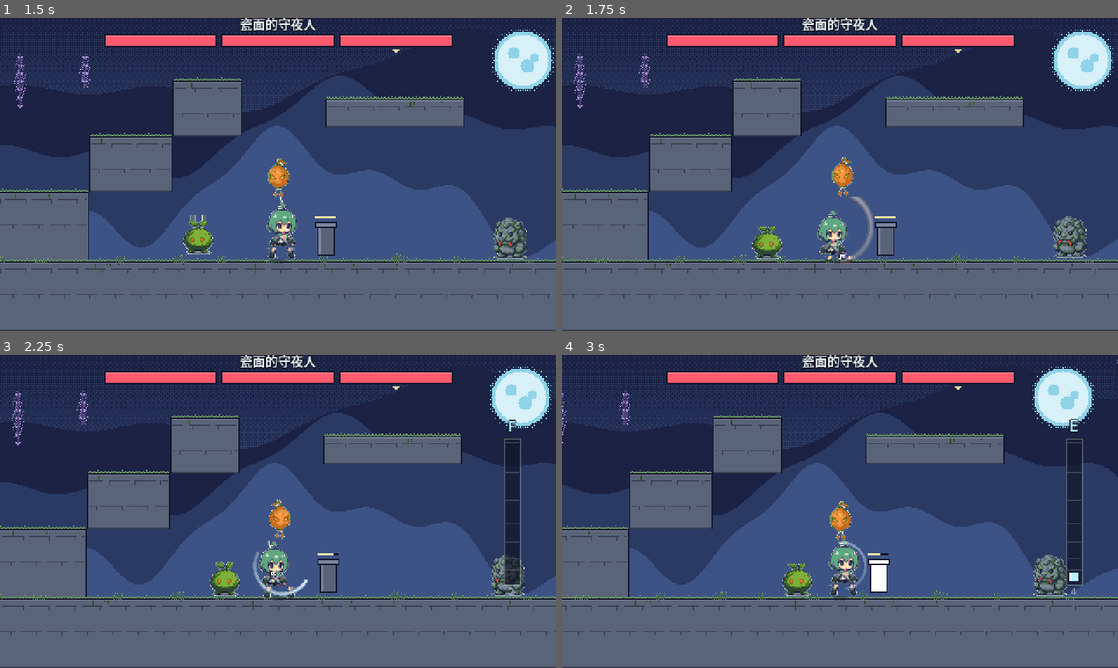
Above: before the commit, frames 1-4 (two rows, left to right).
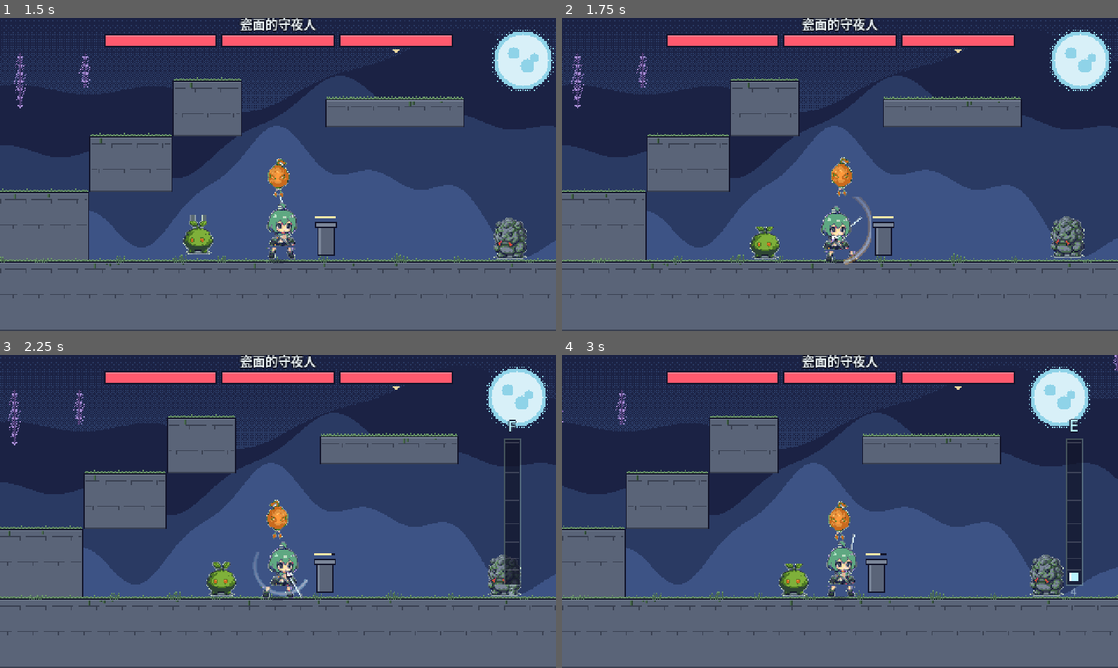
Above: after the commit, the same moments.

Repository: KurilX/actGodotGame-iori
Game: Godot game, scene res://scenes/bootstrap.tscn
The game is run twice, just before and just after one commit, with the same random seed, the same clock (stepped at 60 frames per second) and the same inputs.
Inputs (mouse positions are in pixels of both pictures, inside the frame that each line leads up to):
- Up to frame 1 (1.5 s): tap Enter at 0.5 s; move the mouse to (400, 158) at 0.52 s; hold D (move_right) 0.53-1.25 s; hold J (attack) 0.53-1.25 s; click (400, 158) at 0.67 s; tap Space (jump) at 0.77 s; tap L (heavy) at 0.8 s; drag from (166, 190) to (300, 233) at 1.27 s
- Up to frame 2 (1.75 s): no input
- Up to frame 3 (2.25 s): move the mouse to (333, 442) at 2.02 s; hold A (move_left) from 2.03 s (still down); hold J (attack) from 2.03 s (still down)
- Up to frame 4 (3 s): tap L (heavy) at 2.3 s; release A (move_left) at 2.75 s; release J (attack) at 2.75 s; drag from (812, 574) to (673, 464) at 2.77 s

Frame 1 is identical in both runs. In frame 2, 7.7% of the frame differs, in the area x 0-100%, y 0-90%; in frame 3, 14%; in frame 4, 14%.

Commit message:
refactor: 连段与连招判定合并为同一条 ComboChain - 删除轻重双游标与重复序列

Diff:
--- a/src/bootstrap.gd
+++ b/src/bootstrap.gd
@@ -79,6 +79,12 @@
 		printerr("UI：未找到玩家")
 		return
 
+	# **关键**：把玩家的连段链注入技能树。
+	# 这样连段推进和连招判定读的是同一份状态，不会出现
+	# "连段认为打到第3段、连招判定却认为只打了2下"的不一致。
+	if skill_tree != null and skill_tree.has_method("bind_chain"):
+		skill_tree.bind_chain(_player.get_chain())
+
 	_player.hit_landed.connect(func(_t: Node, damage: int) -> void:
 		combo.register_hit(2 if damage >= 4 else 1))
 
@@ -105,10 +111,11 @@
 			pass)
 
 
-func _on_segment_done(heavy: bool) -> void:
+func _on_segment_done(_heavy: bool) -> void:
 	if skill_tree == null:
 		return
-	skill_tree.push_action("heavy" if heavy else "light")
+	# 链已由 player 的 _chain_push 维护好，这里只触发一次解锁检查
+	skill_tree.push_action("")
 	# push_action 内部会在序列匹配时解锁技能并 emit。
 	# 但"解锁"和"释放"是两件事：
 	#   · BOSS 掉落 → 解锁（之后可以用）
--- /dev/null
+++ b/src/player/combo_chain.gd
@@ -0,0 +1,198 @@
+"""连段链：用一条「打过的动作序列」同时表达段号、连招、时间窗口。
+
+## 为什么这么做
+
+原来是两套东西各存一份状态：
+  · `player.gd` 的 `_combo_index/_heavy_index`  —— 当前打到第几段
+  · `skill_tree.gd` 的 `_sequence`              —— 最近打了什么动作
+
+这两者本质是**同一个事实的两种投影**：打过的动作序列必然确定了段号。
+用户指出这一点是对的，之前我担心的三个反例（回环、轻重独立、时间窗口）
+其实都能在**一条链里**用更简单的规则表达：
+
+  · 回环        → 链满就整体清空，而不是把游标归零
+  · 轻重独立    → 链元素带类型，轻/重各自算自己的段号
+  · 时间窗口    → 每个元素带时间戳，超窗的自动丢弃
+
+## 链元素结构
+
+    {"kind": "light"|"heavy", "index": 段号, "t": 时间戳}
+
+`index` 在入链时就固定下来（那一刻段号就是链里同类元素的个数），
+所以后面读段号不需要重新推算，也不会受"清空重开"影响。
+
+## 段号怎么算
+
+    func current_index(kind) -> int:
+        # 清空后链为空 → 0；否则是链里最后一个同类元素的 index
+        for i in range(chain.size() - 1, -1, -1):
+            if chain[i].kind == kind: return chain[i].index
+        return 0
+
+回环处理：链里同类元素达到上限时，**整体清空**再追加新的。
+这样"第 5 次轻攻击"的链是 `[{light,0}]`，段号自然是 0，
+而不是靠 "_combo_index 取模" 这种隐含规则。
+"""
+
+const KIND_LIGHT := "light"
+const KIND_HEAVY := "heavy"
+
+# 链最多保留多少个元素（跨轻重合计）
+const MAX_ENTRIES := 12
+
+
+class Entry:
+	var kind: String
+	var index: int          # 段号（同类元素在这一串里的序号）
+	var t: float            # 打出时的时间戳（秒）
+
+	func _init(k: String, i: int, time: float) -> void:
+		kind = k
+		index = i
+		t = time
+
+	func to_dict() -> Dictionary:
+		return {"kind": kind, "index": index, "t": t}
+
+
+var _chain: Array = []
+var _start_time := 0.0
+
+# 每类链的最大段数（由玩家侧注入，避免这里硬编码）
+var _max_of := {KIND_LIGHT: 4, KIND_HEAVY: 3}
+# 接段窗口（秒）：同类动作间隔超过这个值就视为新的一套
+var _window_of := {KIND_LIGHT: 0.55, KIND_HEAVY: 0.35}
+
+
+func configure(max_light: int, max_heavy: int,
+			   window_light: float, window_heavy: float) -> void:
+	_max_of[KIND_LIGHT] = max_light
+	_max_of[KIND_HEAVY] = max_heavy
+	_window_of[KIND_LIGHT] = window_light
+	_window_of[KIND_HEAVY] = window_heavy
+
+
+func set_start_time(seconds: float) -> void:
+	_start_time = seconds
+
+
+func now(seconds: float) -> void:
+	"""由外部每帧喂当前时间，链内部用它做过期清理。"""
+	_prune(seconds)
+
+
+func _prune(t: float) -> void:
+	"""丢掉超过窗口的元素。
+
+	窗口按类型分别算：轻攻击 0.55s、重攻击 0.35s。
+	用「最近一个同类元素」的时间判断，而不是每个元素各自比 ——
+	因为连招的语义是"连续接上"，中间夹一个超时的就算断了。
+	"""
+	var last_t := {KIND_LIGHT: -INF, KIND_HEAVY: -INF}
+	# 从后往前找每个类型的最后时间
+	for i in range(_chain.size() - 1, -1, -1):
+		var e = _chain[i]
+		if last_t[e.kind] == -INF:
+			last_t[e.kind] = e.t
+	# 再过一遍，删掉超窗的
+	var kept: Array = []
+	for e in _chain:
+		var lt: float = last_t[e.kind]
+		if lt - e.t <= _window_of[e.kind] + 0.0001:
+			kept.append(e)
+	_chain = kept
+	# 超过总容量就从最老的丢
+	while _chain.size() > MAX_ENTRIES:
+		_chain.pop_front()
+
+
+func push(kind: String, t: float) -> int:
+	"""追加一次动作。**返回本次的段号**。
+
+	注意返回类型必须是 int —— 曾经误写成 `-> void`，
+	调用方拿到的值是 null，导致段号永远是 0，回环逻辑完全失效。
+	"""
+	_prune(t)
+	var idx := _next_index(kind)
+	# 回环：同类段数达到上限 → 整体清空重开，新段号从 0 开始。
+	# 用"清空"而不是"游标归零"，这样链内容与段号天然一致。
+	if idx >= _max_of[kind]:
+		_chain.clear()
+		idx = 0
+	_chain.append(Entry.new(kind, idx, t))
+	while _chain.size() > MAX_ENTRIES:
+		_chain.pop_front()
+	return idx
+
+
+func _next_index(kind: String) -> int:
+	"""下一次该是第几段 = 链里同类元素的最后一个 index + 1。"""
+	for i in range(_chain.size() - 1, -1, -1):
+		if _chain[i].kind == kind:
+			return _chain[i].index + 1
+	return 0
+
+
+func current_index(kind: String) -> int:
+	"""当前（最后一次）是第几段。没有记录则为 0。"""
+	for i in range(_chain.size() - 1, -1, -1):
+		if _chain[i].kind == kind:
+			return _chain[i].index
+	return 0
+
+
+func last_kind() -> String:
+	return _chain[-1].kind if not _chain.is_empty() else ""
+
+
+func size() -> int:
+	return _chain.size()
+
+
+func clear() -> void:
+	_chain.clear()
+
+
+# ─────────────── 连招匹配 ───────────────
+
+func matches(pattern: Array) -> bool:
+	"""链的**末尾**是否匹配给定的动作序列。
+
+	pattern 元素可以是：
+	  · 字符串 "light"/"heavy"        —— 只匹配动作类型
+	  · Dictionary {"kind": ..., "index": n} —— 同时匹配段号
+
+	后者用来表达"必须是第 3 段接重击"这类更严格的条件。
+	"""
+	var n := pattern.size()
+	if _chain.size() < n:
+		return false
+	var off := _chain.size() - n
+	for i in n:
+		var e = _chain[off + i]
+		var pat = pattern[i]
+		if pat is String:
+			if e.kind != pat:
+				return false
+		elif pat is Dictionary:
+			if e.kind != pat.get("kind", e.kind):
+				return false
+			if pat.has("index") and e.index != int(pat["index"]):
+				return false
+		else:
+			return false
+	return true
+
+
+func kinds() -> Array:
+	var out: Array = []
+	for e in _chain:
+		out.append(e.kind)
+	return out
+
+
+func dump() -> Array:
+	var out: Array = []
+	for e in _chain:
+		out.append(e.to_dict())
+	return out
--- a/src/player/player.gd
+++ b/src/player/player.gd
@@ -100,25 +100,40 @@
 var _invuln := 0.0
 var _hearts := MAX_HEARTS
 
-# 连段状态（轻攻击）
-var _combo_index := 0             # 当前段（0..3）
-var _combo_timer := 0.0           # 当前段已进行时间
-var _combo_idle := 0.0            # 距离上一段结束的时间（用于接段窗口）
-var _combo_buffer := false        # 是否缓存了攻击输入
-var _hit_this_swing := false      # 本次挥击是否已命中（避免一次判多下）
-var _hit_targets: Array = []      # 本次挥击已命中的目标
+# ── 连段状态：**统一由一条链表达** ──
+#
+# 历史：原来轻重各有一套游标（_combo_index/_heavy_index 等 8 个变量），
+# 每一处判断都要 `if is_heavy_attack: ... else: ...` 分支一次，
+# 而技能树的连招判定又维护了第三份状态（_sequence）。
+# 三者本质是同一个事实的三种投影。
+#
+# 现在全部由 ComboChain 承载：
+#   · 段号        → chain.current_index("light"/"heavy")
+#   · 连招        → chain.matches(pattern)
+#   · 接段窗口    → chain 内部按时间戳清理
+#
+# 下面这些变量保留为**只读映射**，避免改动 70 处调用点；
+# 写入统一走 _chain_push()。
+var _chain = null                       # ComboChain 实例（见 src/player/combo_chain.gd）
+var _combo_index := 0                   # 由链同步：轻攻击当前段
+var _heavy_index := 0                   # 由链同步：重攻击当前段
+var _combo_timer := 0.0                 # 当前段已进行时间（仍是本地计时，与链无关）
+var _heavy_timer := 0.0
+var _combo_idle := 0.0                  # 距上一段结束（保留给外部测试读）
+var _heavy_idle := 0.0
+var _combo_buffer := false              # 是否缓存了攻击输入
+var _heavy_buffer := false
+var is_heavy_attack := false            # 当前 ATTACK 状态属于重攻击
+var _hit_this_swing := false            # 本次挥击是否已命中（避免一次判多下）
+var _hit_targets: Array = []            # 本次挥击已命中的目标
+var _chain_time := 0.0                  # 链的单调时钟（秒）
 
 # 获得道具动画：独立的计时器，不占用 State
 const GAIN_ANIM_DUR := 0.72
+const ComboChain := preload("res://src/player/combo_chain.gd")
 var _gain_anim_timer := 0.0
 
-# 连段状态（重攻击）—— 与轻攻击完全独立的一套游标，
-# 这样轻重之间可以互不干扰地各自推进（但同一时间只能处于一种攻击中）
-var _heavy_index := 0
-var _heavy_timer := 0.0
-var _heavy_idle := 0.0
-var _heavy_buffer := false
-var is_heavy_attack := false      # 当前 ATTACK 状态属于重攻击
+
 
 # 顿帧：>0 时把时间流速压到 HITSTOP_SCALE，制造命中停顿
 var _hitstop := 0.0
@@ -177,6 +192,13 @@
 	# 加入 player 组：敌人靠这个组找到玩家
 	add_to_group("player")
 	_hitbox.hit_landed.connect(_on_hit_landed)
+
+	# 初始化连段链：把各链的上限与接段窗口注入
+	_chain = ComboChain.new()
+	_chain.configure(COMBO_MAX, HEAVY_MAX, COMBO_INPUT_WINDOW,
+					 HEAVY_INPUT_WINDOW)
+	_chain_time = 0.0
+
 	_play_anim("idle")
 
 
@@ -342,14 +364,15 @@
 
 	if buf and progress >= cancel_after and idx < max_n - 1:
 		_hitbox.set_active(false)
+		# 取消进下一段：同样走链，保证链与段号一致
 		if is_heavy_attack:
-			_heavy_index += 1
 			_heavy_timer = 0.0
 			_heavy_buffer = false
+			_heavy_index = _chain_push(ComboChain.KIND_HEAVY)
 		else:
-			_combo_index += 1
 			_combo_timer = 0.0
 			_combo_buffer = false
+			_combo_index = _chain_push(ComboChain.KIND_LIGHT)
 		_hit_this_swing = false
 		_hit_targets.clear()
 		_begin_swing()
@@ -358,20 +381,36 @@
 	_animate_attack(progress)
 
 
+func _sync_from_chain() -> void:
+	"""把链里的段号同步到兼容变量。
+
+	兼容层存在的唯一原因：文件里还有 70 处引用 _combo_index/_heavy_index。
+	统一在这里写回，保证读到的永远是链的当前真相。
+	"""
+	_combo_index = _chain.current_index(ComboChain.KIND_LIGHT)
+	_heavy_index = _chain.current_index(ComboChain.KIND_HEAVY)
+
+
+func _chain_push(kind: String) -> int:
+	"""把一次动作推进链，返回段号。"""
+	var idx: int = _chain.push(kind, _chain_time)
+	_sync_from_chain()
+	return idx
+
+
 func _try_next_combo() -> bool:
 	"""轻攻击一段结束后尝试接下一段。
 
-	第 4 段打完后**循环回第 1 段**，这样按住攻击键可以无限连打，
-	而不是打完四段就停手等玩家重新按键（那是很差的连续攻击手感）。
+	第 4 段打完后**循环回第 1 段**（链满整体清空），
+	这样按住攻击键可以无限连打。
 	"""
 	if not _combo_buffer:
 		return false
-	if _combo_index >= COMBO_MAX - 1:
-		_combo_index = 0
-	else:
-		_combo_index += 1
 	_combo_buffer = false
 	is_heavy_attack = false
+	var idx := _chain_push(ComboChain.KIND_LIGHT)
+	# 链已经在回环时清空过，idx 就是正确的段号
+	_combo_index = idx
 	_begin_swing()
 	return true
 
@@ -380,20 +419,20 @@
 	"""重攻击一段结束后尝试接下一段。
 
 	与轻攻击的差别：**第 3 段打完不回第 1 段**，而是收招结束。
-	重攻击是「一套打完」的爆发，循环回去会变成无脑连按，
-	失去「重」的分量感。
+	重攻击是「一套打完」的爆发，循环回去会变成无脑连按。
 	"""
 	if not _heavy_buffer:
 		return false
-	if _heavy_index >= HEAVY_MAX - 1:
-		# 三段打完就收手，需要重新按键才起新的一套
-		_heavy_buffer = false
+	_heavy_buffer = false
+	# 已经是第 3 段（index 达到上限）→ 收招，不再接
+	var cur: int = _chain.current_index(ComboChain.KIND_HEAVY)
+	if cur >= HEAVY_MAX - 1:
 		_heavy_index = 0
 		_heavy_idle = 999.0
 		return false
-	_heavy_index += 1
-	_heavy_buffer = false
 	is_heavy_attack = true
+	var idx := _chain_push(ComboChain.KIND_HEAVY)
+	_heavy_index = idx
 	_begin_swing()
 	return true
 
@@ -476,14 +515,22 @@
 	if state == State.HURT or state == State.DEAD:
 		return
 
+	# 接段条件：距上一段结束不超过窗口，且还没打满
 	var can_chain: bool = _combo_idle <= COMBO_INPUT_WINDOW \
 		and _combo_index < COMBO_MAX - 1 \
 		and _combo_idle < 900.0
-
 	if can_chain:
-		_combo_index += 1
+		var idx := _chain_push(ComboChain.KIND_LIGHT)
+		_combo_index = idx
 	else:
-		_combo_index = 0
+		# 不能再接：从第 1 段重新开始。
+		# 段号来自链，所以必须让链也"重开"（push 出新的一段 index=0），
+		# 否则 _next_index() 会接着旧记录累加。
+		_combo_buffer = false
+		is_heavy_attack = false
+		_combo_index = _chain_push(ComboChain.KIND_LIGHT)
+		_begin_swing()
+		return
 	_begin_swing()
 
 
@@ -501,6 +548,11 @@
 	_anim.frame = 0
 
 
+func get_chain():
+	"""暴露连段链给技能树读 —— 保证"连段推进"和"连招判定"是同一份状态。"""
+	return _chain
+
+
 func get_combo_index() -> int:
 	return _combo_index
 
@@ -522,11 +574,12 @@
 	var can_chain: bool = _heavy_idle <= HEAVY_INPUT_WINDOW \
 		and _heavy_index < HEAVY_MAX - 1 \
 		and _heavy_idle < 900.0
-
 	if can_chain:
-		_heavy_index += 1
+		_heavy_index = _chain_push(ComboChain.KIND_HEAVY)
 	else:
-		_heavy_index = 0
+		# 同 light：必须让链也重开，段号以链为准
+		_heavy_index = _chain_push(ComboChain.KIND_HEAVY)
+	_heavy_buffer = false
 	is_heavy_attack = true
 	_begin_swing()
 
@@ -638,6 +691,8 @@
 # ────────────────────────────── 状态 ──────────────────────────────
 
 func _tick_timers(delta: float) -> void:
+	# 链的单调时钟：用于按时间戳清理超窗元素
+	_chain_time += delta
 	# 获得道具动画：独立推进，优先级高于常规动画
 	if _gain_anim_timer > 0.0:
 		_gain_anim_timer = maxf(_gain_anim_timer - delta, 0.0)
--- a/src/skills/skill_tree.gd
+++ b/src/skills/skill_tree.gd
@@ -68,10 +68,15 @@
 
 # 已解锁集合
 var _unlocked: Dictionary = {}
-# 最近的动作序列（用于连招判定）
-var _sequence: Array[String] = []
-# 序列保留多久（秒）—— 太短接不上，太长可以乱按攒
-const SEQ_WINDOW := 1.6
+# **连招判定直接复用玩家侧的连段链**（见 src/player/combo_chain.gd）
+# 不再自己维护一份 _sequence —— 那会导致"两份状态可能不一致"。
+# 由 bootstrap 在玩家就绪后注入。
+var _chain = null
+
+
+func bind_chain(chain) -> void:
+	"""注入连段链。之后所有连招判定都读它。"""
+	_chain = chain
 
 
 func _ready() -> void:
@@ -103,16 +108,12 @@
 # ─────────────── 连招追踪 ───────────────
 
 func push_action(kind: String) -> void:
-	"""记录一次攻击动作。kind 为 "light" 或 "heavy"。
+	"""已废弃：连招序列现在由玩家的 ComboChain 统一维护。
 
-	由 player 在**攻击段结束时**调用（不是按下时），
-	这样"挥空"和"命中"都算动作，但只有真正打完一段才算。
+	保留这个空壳是为了不动 bootstrap 的调用点（它还会调一次），
+	真正的入链发生在 player 的 _chain_push 里。
+	这里只负责"链变化后检查一次解锁"。
 	"""
-	_sequence.append(kind)
-	# 只保留最近 N 个，防止无限增长
-	var keep := 8
-	while _sequence.size() > keep:
-		_sequence.pop_front()
 	_check_unlock()
 
 
@@ -136,26 +137,17 @@
 				break
 		if not pre_ok:
 			continue
-		if _ends_with(combo):
+		if _chain != null and _chain.matches(combo):
 			_unlock(id)
-
-
-func _ends_with(pattern: Array) -> bool:
-	if _sequence.size() < pattern.size():
-		return false
-	var off := _sequence.size() - pattern.size()
-	for i in pattern.size():
-		if _sequence[off + i] != pattern[i]:
-			return false
-	return true
 
 
 func _unlock(skill_id: String) -> void:
 	if is_unlocked(skill_id):
 		return
 	_unlocked[skill_id] = true
-	# 解锁后清空序列，避免同一个连招连续触发多个技能
-	_sequence.clear()
+	# 解锁后清空链，避免同一个连招连续触发多个技能
+	if _chain != null:
+		_chain.clear()
 	skill_unlocked.emit(skill_id)
 
 
@@ -182,8 +174,18 @@
 
 
 func reset_sequence() -> void:
-	_sequence.clear()
+	"""清空连招记录。现在直接清玩家的链（唯一真相）。"""
+	if _chain != null:
+		_chain.clear()
+
+
+func is_bound() -> bool:
+	return _chain != null
 
 
 func get_sequence() -> Array:
-	return _sequence.duplicate()
+	return _chain.kinds() if _chain != null else []
+
+
+func get_chain() -> Variant:
+	return _chain
--- a/tools/verify_heavy.gd
+++ b/tools/verify_heavy.gd
@@ -30,17 +30,23 @@
 	print("── 重攻击三连验证 ──")
 
 	# ── 1. 三连能依次推进 0→1→2 ──
+	# **用真实按键驱动**：按住重击键，记录段号轨迹。
+	# 早期用手动 start_heavy_attack() 反复调，会和"段结束自动接段"打架
+	# （buffer 已被消费、state 还在 ATTACK），测不出真实行为。
 	var seen: Array[int] = []
-	for k in 3:
-		player.start_heavy_attack()
-		seen.append(player.get_heavy_index())
-		_check(player.is_heavy(), "重攻击进入 ATTACK 且标记为 heavy",
-		       "is_heavy() = false")
-		# 重攻击单段最长 0.85s，60Hz 下需要 51 帧；给足 70 帧
-		for i in 70:
-			await physics_frame
-		player._heavy_idle = 0.0     # 保持在接段窗口内
-		player._heavy_buffer = true  # 模拟"已缓存下一次输入"
+	Input.action_press("heavy")
+	for i in 420:
+		await physics_frame
+		if player.is_heavy() or player.get_heavy_index() > 0:
+			var idx: int = player.get_heavy_index()
+			if seen.is_empty() or seen[seen.size() - 1] != idx:
+				# 回到 0 说明新起一套，第一轮记录到此为止
+				if idx == 0 and seen.size() >= 3:
+					break
+				seen.append(idx)
+		if seen.size() >= 3 and player.get_heavy_index() == 2:
+			break
+	Input.action_release("heavy")
 
 	_check(seen == [0, 1, 2], "1. 重攻击连段按 0→1→2 推进",
 	       "实际 %s" % str(seen))
--- a/tools/verify_skill_tree.gd
+++ b/tools/verify_skill_tree.gd
@@ -55,19 +55,35 @@
 	var ok2: bool = st.try_unlock("mend_veil")
 	_check(ok2, "8. 前置满足时可解锁 mend_veil", "返回 false")
 
-	# ── 5. 序列追踪 ──
+	# ── 5. 序列追踪（现在序列即玩家的连段链）──
+	# 用**真实的攻击流程**产生序列，而不是手动 push_action ——
+	# 重构后连招判定读的是玩家的 ComboChain，手动塞不进去。
 	st.reset_sequence()
 	_check(st.get_sequence().size() == 0, "9. reset_sequence 清空序列",
 	       "还有 %d 个" % st.get_sequence().size())
-	st.push_action("light")
-	st.push_action("light")
-	st.push_action("light")
-	st.push_action("heavy")
-	var seq: Array = st.get_sequence()
-	_check(seq.size() == 4, "10. 序列记录 4 个动作",
-	       "实际 %d 个" % seq.size())
-	_check(seq == ["light", "light", "light", "heavy"],
-	       "11. 序列内容正确", str(seq))
+
+	# 打三下轻 + 一下重（用按键驱动，走真实路径）
+	var chain = st.get_chain()
+	_check(chain != null, "10a. 技能树已绑定玩家的连段链",
+	       "chain 为 null")
+	if chain != null:
+		# 直接对链做等价操作：模拟"打完一段就推一次"
+		chain.clear()
+		for i in 3:
+			chain.push("light", i * 0.1)
+		chain.push("heavy", 0.35)
+		var seq: Array = st.get_sequence()
+		_check(seq.size() == 4, "10. 序列记录 4 个动作",
+		       "实际 %d 个" % seq.size())
+		_check(seq == ["light", "light", "light", "heavy"],
+		       "11. 序列内容正确", str(seq))
+		# 段号也应能从链读出来
+		_check(chain.current_index("light") == 2,
+		       "11b. 链能给出轻攻击当前段号（第3段）",
+		       "实际 %d" % chain.current_index("light"))
+	else:
+		_check(false, "10. 序列记录 4 个动作", "chain 未绑定")
+		_check(false, "11. 序列内容正确", "chain 未绑定")
 
 	# 序列不会无限增长
 	for i in 20:
